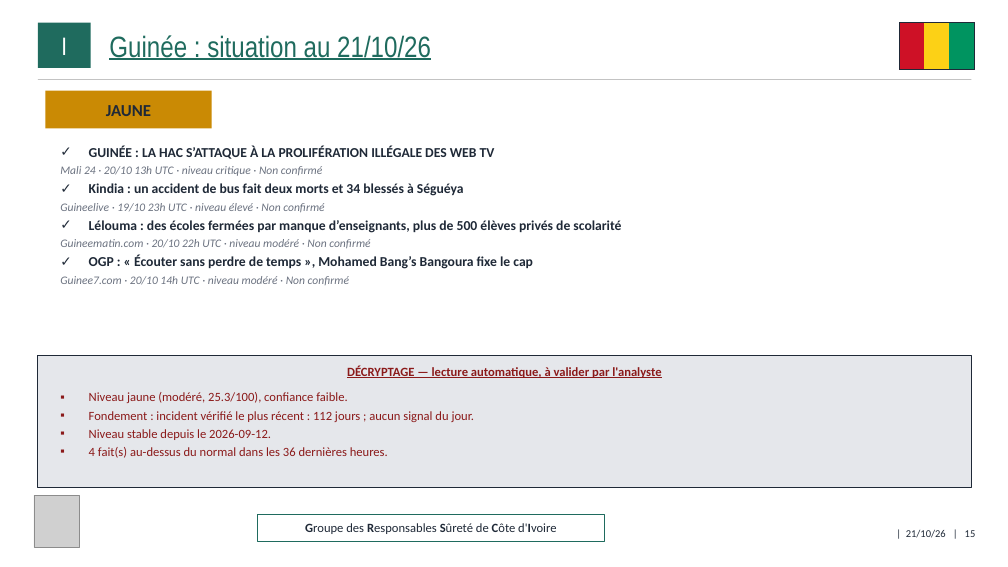
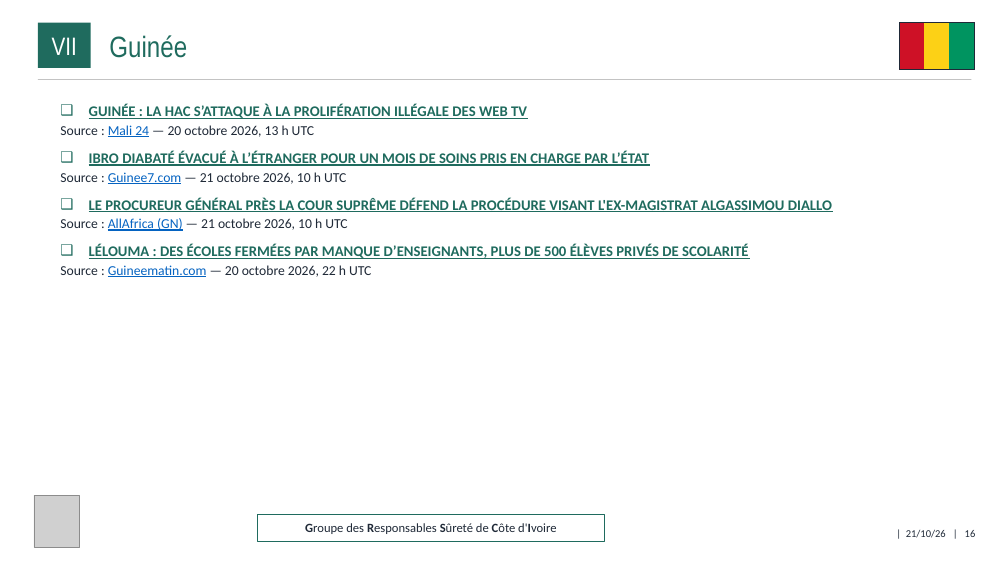
Before and after one commit to ytl1-ops/SentiqS, a slide deck: slide 16 of web/rapports/GRSCI/2026-10.pptx (slide 15 before the commit). Drawn at 1008x567 pixels with LibreOffice and Linux fonts; fonts in the diff are those of the drawing; grey boxes stand for pictures. Boxes give left, top, right and bottom in pixels: in the first picture for what was removed or moved away, otherwise in the second. Text is boxed around its words. In the diff, an @@ line names an element or a change of style, - is before the commit and + after.

```diff
--- a/web/rapports/GRSCI/2026-10.pptx
+++ b/web/rapports/GRSCI/2026-10.pptx
@@ text in rectangle at <box>52,37,77,55</box>: text changed @@
-I
+VII
@@ text at <box>109,35,187,58</box>: text changed @@
-Guinée : situation au 21/10/26
+Guinée
@@ rectangle removed at <box>45,91,212,129</box> @@
-JAUNE
@@ text "GUINÉE : LA HAC S’ATTAQUE ...": place and size @@
-text "GUINÉE : LA HAC S’ATTAQUE ..." at <box>60,145,621,285</box>
+text "GUINÉE : LA HAC S’ATTAQUE ..." at <box>60,104,832,277</box>
@@ text at <box>89,104,527,119</box>: size 13 to 14 pt, text colour #1F2937 to #1F6B5E, underline on in "GUINÉE : LA HAC S’ATTAQUE À LA ..."; bullet ✓ to ❑; more space between paragraphs @@
@@ text at <box>60,125,832,277</box>: text changed; size 13 to 14 pt; text colour #1F2937 to #1F6B5E @@
-  Mali 24 · 20/10 13h UTC · niveau critique · Non confirmé
-✓ Kindia : un accident de bus fait deux morts et 34 blessés à Séguéya
-  Guineelive · 19/10 23h UTC · niveau élevé · Non confirmé
-✓ Lélouma : des écoles fermées par manque d’enseignants, plus de 500 élèves privés de scolarité
-  Guineematin.com · 20/10 22h UTC · niveau modéré · Non confirmé
-✓ OGP : « Écouter sans perdre de temps », Mohamed Bang’s Bangoura fixe le cap
-  Guinee7.com · 20/10 14h UTC · niveau modéré · Non confirmé
+  ▪ Source : Mali 24 — 20 octobre 2026, 13 h UTC
+❑ IBRO DIABATÉ ÉVACUÉ À L’ÉTRANGER POUR UN MOIS DE SOINS PRIS EN CHARGE PAR L’ÉTAT
+  ▪ Source : Guinee7.com — 21 octobre 2026, 10 h UTC
+❑ LE PROCUREUR GÉNÉRAL PRÈS LA COUR SUPRÊME DÉFEND LA PROCÉDURE VISANT L'EX-MAGISTRAT ALGASSIMOU DIALLO
+  ▪ Source : AllAfrica (GN) — 21 octobre 2026, 10 h UTC
+❑ LÉLOUMA : DES ÉCOLES FERMÉES PAR MANQUE D’ENSEIGNANTS, PLUS DE 500 ÉLÈVES PRIVÉS DE SCOLARITÉ
+  ▪ Source : Guineematin.com — 20 octobre 2026, 22 h UTC
@@ rectangle removed at <box>38,355,972,488</box> @@
@@ text removed at <box>347,365,661,378</box> @@
-DÉCRYPTAGE — lecture automatique, à valider par l'analyste
@@ text removed at <box>89,392,475,458</box> @@
-▪ Niveau jaune (modéré, 25.3/100), confiance faible.
-▪ Fondement : incident vérifié le plus récent : 112 jours ; aucun signal du jour.
-▪ Niveau stable depuis le 2026-09-12.
-▪ 4 fait(s) au-dessus du normal dans les 36 dernières heures.
```
Also in this commit, not shown: 11 other slides changed, 6 slides added, 4 slides removed, 7 other files.
